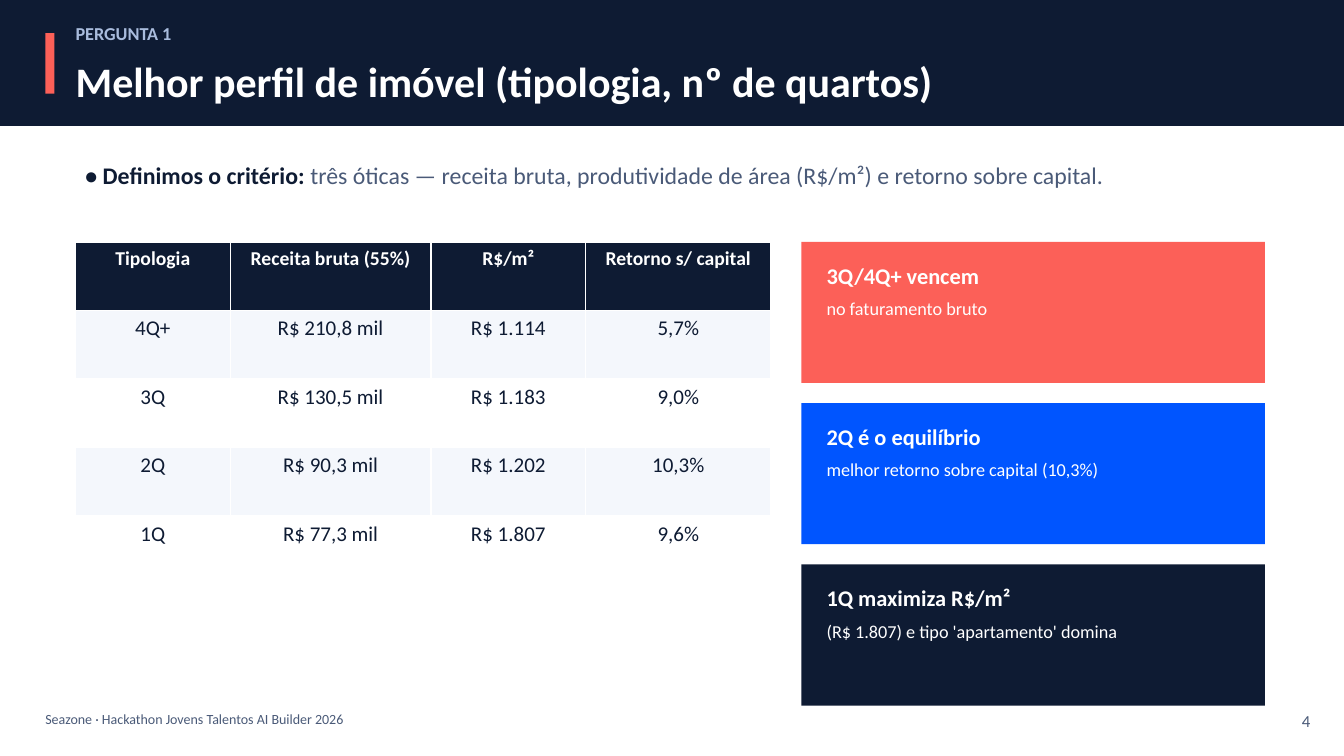
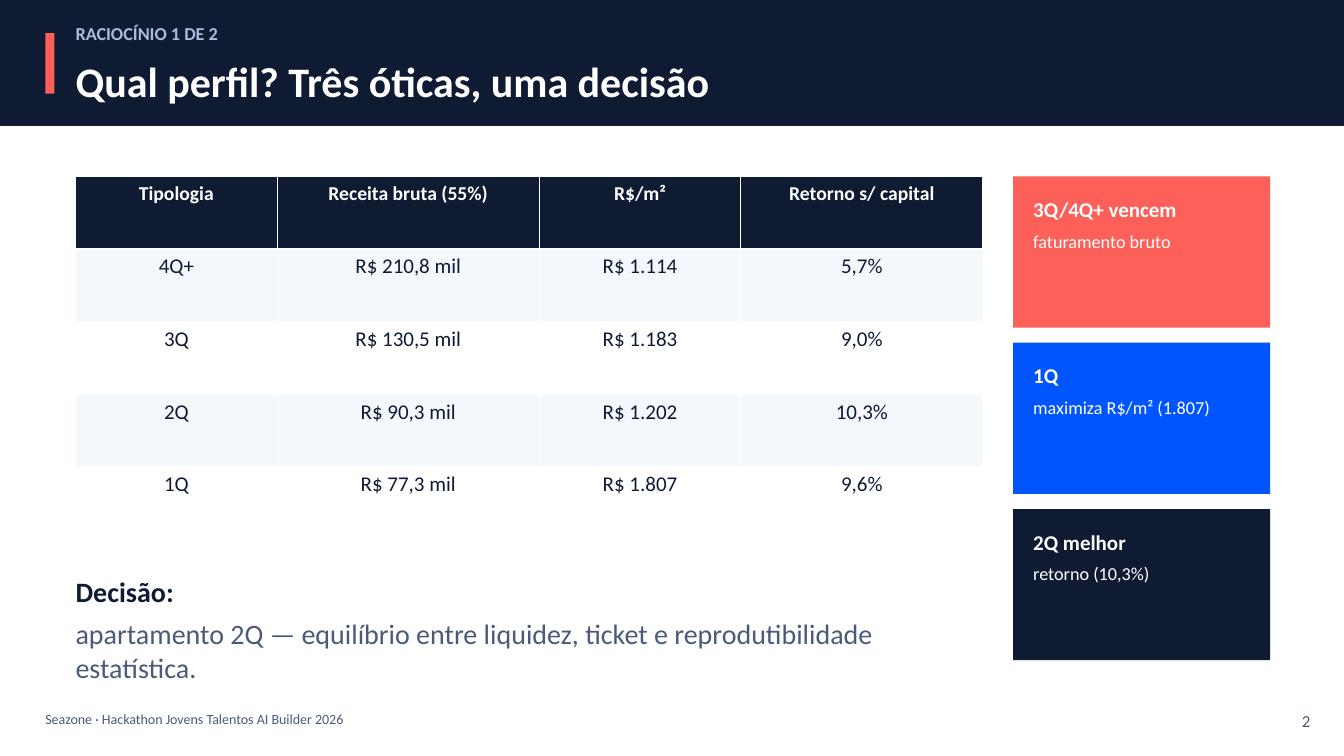
Before and after one commit to escalant-e/jt2026-ricardo-escalante, a slide deck: slide 2 of output/apresentacao_seazone_itapema.pptx (slide 4 before the commit). Drawn at 1344x756 pixels with LibreOffice and Linux fonts; fonts in the diff are those of the drawing. Boxes give left, top, right and bottom in pixels: in the first picture for what was removed or moved away, otherwise in the second. Text is boxed around its words. In the diff, an @@ line names an element or a change of style, - is before the commit and + after.

```diff
--- a/output/apresentacao_seazone_itapema.pptx
+++ b/output/apresentacao_seazone_itapema.pptx
@@ text at <box>76,25,218,40</box>: text changed @@
-PERGUNTA 1
+RACIOCÍNIO 1 DE 2
@@ text at <box>76,67,709,104</box>: text changed @@
-Melhor perfil de imóvel (tipologia, nº de quartos)
+Qual perfil? Três óticas, uma decisão
@@ table: place and size @@
-table at <box>76,242,770,585</box>
+table at <box>76,176,983,539</box>
@@ text removed at <box>103,165,1103,188</box> @@
-• Definimos o critério: três óticas — receita bruta, produtividade de área (R$/m²) e retorno sobre capital.
@@ rectangle: place and size @@
-rectangle at <box>802,242,1265,383</box>
+rectangle at <box>1013,176,1270,328</box>
@@ text at <box>1033,202,1177,220</box>: size 16 to 15 pt in "3Q/4Q+ vencem" @@
@@ text "3Q/4Q+ vencem": place and size @@
-text "3Q/4Q+ vencem" at <box>827,268,987,315</box>
+text "3Q/4Q+ vencem" at <box>1033,202,1177,248</box>
@@ text at <box>1033,235,1171,248</box>: text changed @@
-no faturamento bruto
+faturamento bruto
@@ rectangle: place and size @@
-rectangle at <box>802,403,1265,544</box>
+rectangle at <box>1013,343,1270,494</box>
@@ text at <box>1033,369,1209,417</box>: text changed @@
-1Q maximiza R$/m²
-(R$ 1.807) e tipo 'apartamento' domina
+1Q
+maximiza R$/m² (1.807)
@@ rectangle: place and size @@
-rectangle at <box>802,565,1265,706</box>
+rectangle at <box>1013,509,1270,660</box>
@@ text at <box>1033,535,1149,583</box>: text changed @@
-2Q é o equilíbrio
-melhor retorno sobre capital (10,3%)
+2Q melhor
+retorno (10,3%)
@@ text added at <box>76,582,872,678</box>, 20 pt, text #4A5A78 @@
+Decisão:
+apartamento 2Q — equilíbrio entre liquidez, ticket e reprodutibilidade estatística.
@@ text at <box>1302,716,1310,727</box>: text changed @@
-4
+2
```
Also in this commit, not shown: 5 other slides changed, 1 slide added, 5 slides removed, 1 other file.
